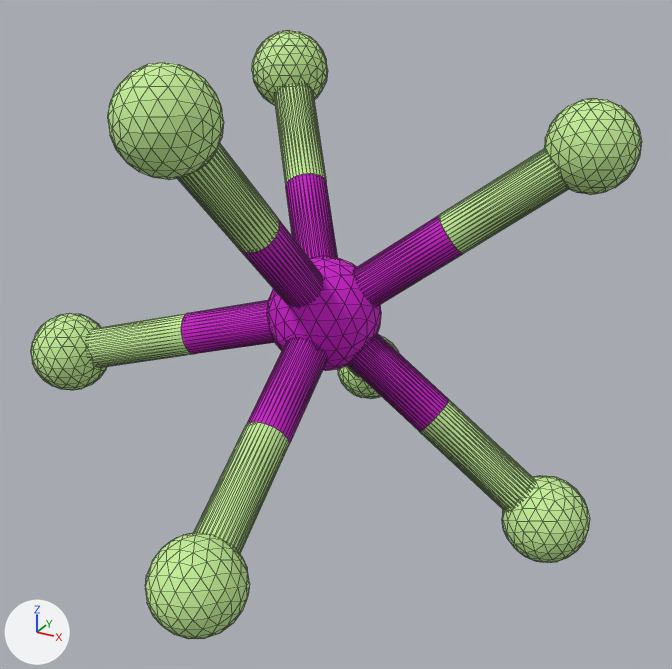
Renders of the glTF model assets/molecule/IF7/IF7.gltf from each side of a commit.
The view is the same before and after, from a 50 mm lens placed at (1.6, -3.56, 3.28), pointed at (-0.29, -0.14, 1.57). The lights are fixed; the arrows at lower left show +X, +Y and +Z. Mesh edges are drawn as thin lines. Where no turn or scale is listed for an object, it has been applied to the vertices.

The first picture shows 'Shape_IndexedFaceSet', 'Shape_IndexedFaceSet.001', 'Shape_IndexedFaceSet.002', 'Shape_IndexedFaceSet.003', 'Shape_IndexedFaceSet.004', 'Shape_IndexedFaceSet.005', 'Shape_IndexedFaceSet.006', 'Shape_IndexedFaceSet.007', 'Shape_IndexedFaceSet.008', 'Shape_IndexedFaceSet.010', 'Shape_IndexedFaceSet.012', 'Shape_IndexedFaceSet.013', 'Shape_IndexedFaceSet.018', 'Shape_IndexedFaceSet.020', 'Shape_IndexedFaceSet.021', 'Shape_IndexedFaceSet.023', 'Shape_IndexedFaceSet.024', 'Shape_IndexedFaceSet.026', 'Shape_IndexedFaceSet.027', 'Shape_IndexedFaceSet.029'.
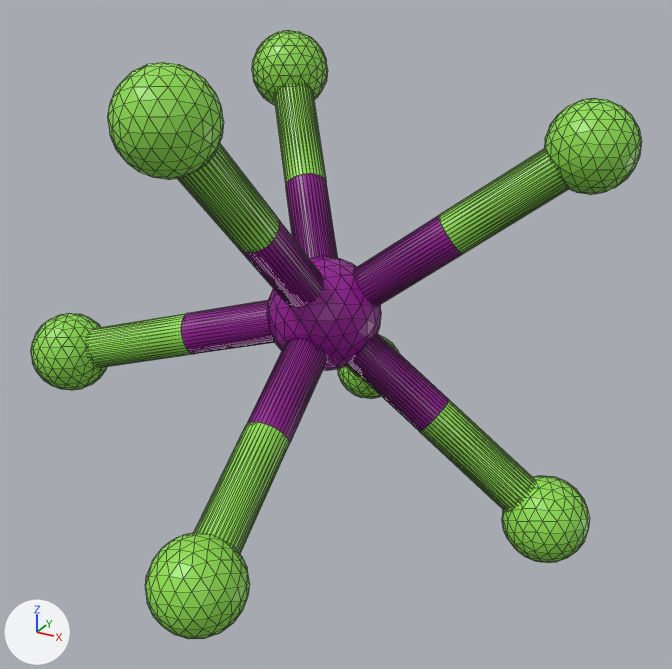
The newer file is also rescaled (x0.261), turned or shifted as a whole; pictures and numbers use the older file's frame.

Boxes [x1, y1, x2, y2] around the edits, measured in the pictures (672 x 669 px):
'Shape_IndexedFaceSet.002', recoloured, surface changed
    both: [108, 62, 224, 180]
'Shape_IndexedFaceSet.003', recoloured, surface changed
    both: [145, 532, 250, 639]
'Shape_IndexedFaceSet.004', recoloured, surface changed
    both: [267, 256, 381, 371]
'Shape_IndexedFaceSet.006', recoloured, surface changed
    both: [544, 98, 642, 194]
'Shape_IndexedFaceSet.018', recoloured, surface changed
    both: [194, 422, 289, 554]
'Shape_IndexedFaceSet.013', recoloured, surface changed, reshaped
    both: [439, 149, 569, 254]
'Shape_IndexedFaceSet.007', recoloured, surface changed
    both: [502, 475, 590, 563]
'Shape_IndexedFaceSet.021', recoloured, surface changed
    both: [177, 144, 279, 253]
'Shape_IndexedFaceSet.010', recoloured, surface changed, reshaped
    both: [420, 400, 534, 510]
'Shape_IndexedFaceSet.012', recoloured, surface changed
    both: [354, 215, 462, 306]
'Shape_IndexedFaceSet.008', recoloured, surface changed, reshaped
    both: [348, 333, 449, 432]
'Shape_IndexedFaceSet.020', recoloured, surface changed (pink to purple)
    both: [246, 339, 326, 444]
'Shape_IndexedFaceSet.001', recoloured, surface changed
    both: [31, 313, 108, 390]
'Shape_IndexedFaceSet', recoloured, surface changed
    both: [252, 30, 328, 105]
'Shape_IndexedFaceSet.024', recoloured, surface changed
    both: [87, 313, 192, 367]
'Shape_IndexedFaceSet.026', recoloured, surface changed (pink to purple)
    both: [181, 300, 274, 354]
'Shape_IndexedFaceSet.027', recoloured, surface changed
    both: [274, 84, 326, 186]
'Shape_IndexedFaceSet.023', recoloured, surface changed
    both: [239, 219, 323, 307]
'Shape_IndexedFaceSet.029', recoloured, surface changed, reshaped
    both: [286, 174, 338, 258]
'Shape_IndexedFaceSet.005', recoloured, surface changed
    both: [337, 336, 399, 399]
'Shape_IndexedFaceSet.016', recoloured, surface changed
    both: [346, 365, 360, 377]

What the commit changed:
Material 'Shape.006' (mat_shape_006) changes colour from green #c6f198 to green #90e050; in linear values from (0.566, 0.879, 0.316) to (0.279, 0.745, 0.0802).
In material 'Shape.006' (mat_shape_006), roughness goes from 0.8 to 0.4.
Material 'Shape.007' (mat_shape_007) changes colour from pink #c900c9 to purple #940094; in linear values from (0.582, 0.0, 0.582) to (0.296, 0.0, 0.296).
In material 'Shape.007' (mat_shape_007), roughness goes from 0.8 to 0.4.
Material 'Material.007' (mat_material_007) is new.
Its base color is (0.279, 0.745, 0.0802) (green #90e050).
Its roughness is 0.4.
me_shape_indexedfaceset_078 has 74 vertices, 144 faces and spans x -1.0..1.0, y -0.5..0.5, z -1.0..1.0.
me_shape_indexedfaceset_078 no longer uses material mat_shape_006 (green #c6f198).
me_shape_indexedfaceset_078 now uses material mat_shape_007 (purple #940094).
me_shape_indexedfaceset_080 has 74 vertices, 144 faces and spans x -1.0..1.0, y -0.5..0.5, z -1.0..1.0.
me_shape_indexedfaceset_080 no longer uses material mat_shape_007 (pink #c900c9).
me_shape_indexedfaceset_080 now uses material mat_shape_006 (green #90e050).
me_shape_indexedfaceset_081 has 74 vertices, 144 faces and spans x -0.248..0.247, y -0.276..0.276, z -0.311..0.311.
me_shape_indexedfaceset_081 no longer uses material mat_shape_006 (green #c6f198).
me_shape_indexedfaceset_081 now uses material mat_material_007 (green #90e050).
me_shape_indexedfaceset_083 has 74 vertices, 144 faces and spans x -1.0..1.0, y -0.5..0.5, z -1.0..1.0.
me_shape_indexedfaceset_083 no longer uses material mat_shape_007 (pink #c900c9).
me_shape_indexedfaceset_083 now uses material mat_shape_006 (green #90e050).
Mesh me_shape_indexedfaceset_117 is new.
It is a 36-sided cylinder along y spanning x -1.0..1.0, y -0.5..0.5, z -1.0..1.0.
It uses material mat_shape_007 (purple #940094).
Object 'Shape_IndexedFaceSet.008' (ob_shape_indexedfaceset_008) now shows me_shape_indexedfaceset_078 instead of me_shape_indexedfaceset_062.
Object 'Shape_IndexedFaceSet.010' (ob_shape_indexedfaceset_010) now shows me_shape_indexedfaceset_080 instead of me_shape_indexedfaceset_064.
Object 'Shape_IndexedFaceSet.013' (ob_shape_indexedfaceset_013) now shows me_shape_indexedfaceset_083 instead of me_shape_indexedfaceset_067.
Object 'Shape_IndexedFaceSet.029' (ob_shape_indexedfaceset_029) now shows me_shape_indexedfaceset_117 instead of me_shape_indexedfaceset_083.
